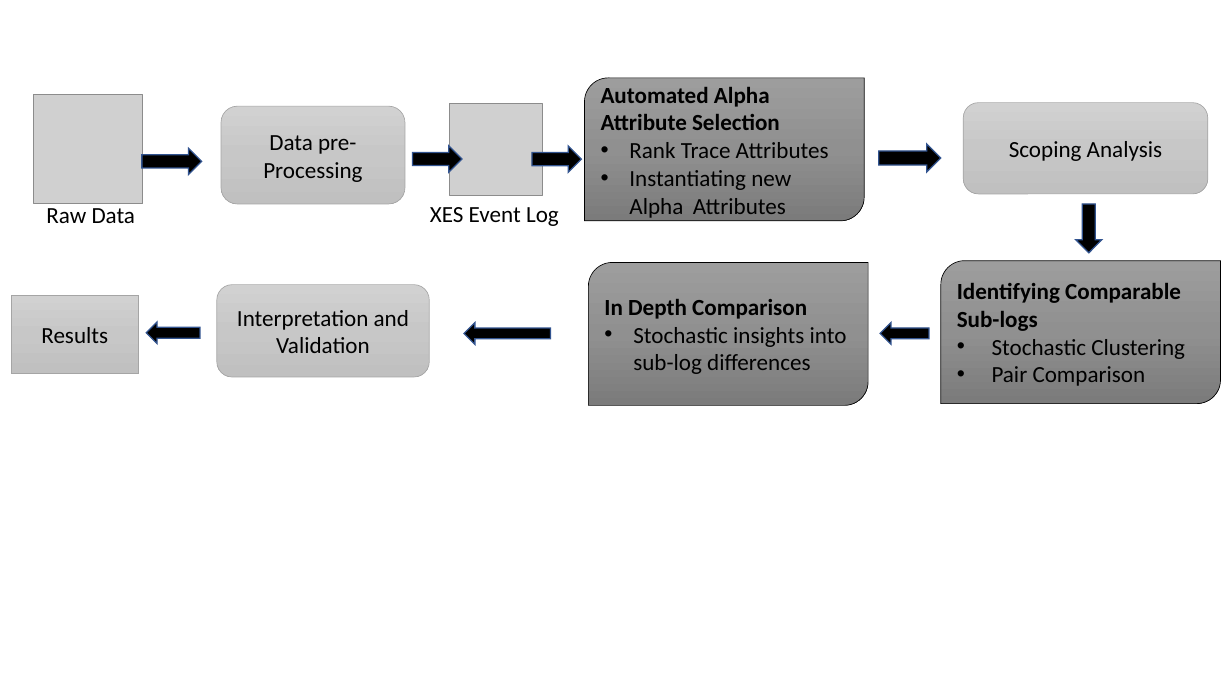
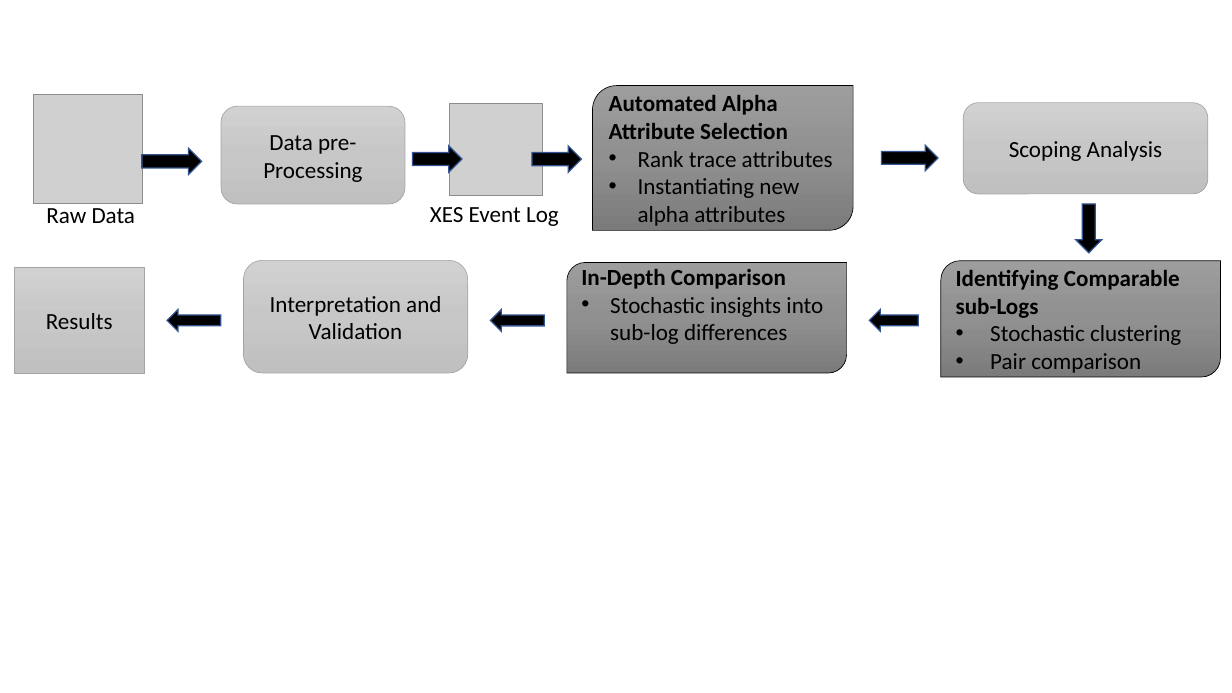
Before and after one commit to asadTariq666/BPM-Alpha-Attribute-Selection, a slide deck: slide 2 of Documents/P2CM diagrams.pptx. Drawn at 1232x693 pixels with LibreOffice and Linux fonts; fonts in the diff are those of the drawing; grey boxes stand for pictures. Boxes give left, top, right and bottom in pixels: in the first picture for what was removed or moved away, otherwise in the second. Text is boxed around its words. In the diff, an @@ line names an element or a change of style, - is before the commit and + after.

Commit message:
Updated PCM image with new suggestions

```diff
--- a/Documents/P2CM diagrams.pptx
+++ b/Documents/P2CM diagrams.pptx
@@ round diag rect "Automated Alpha Attribute Selection": place and size @@
-round diag rect "Automated Alpha Attribute Selection" at <box>585,78,865,221</box>
+round diag rect "Automated Alpha Attribute Selection" at <box>592,86,853,231</box>
@@ text in round diag rect at <box>638,151,833,226</box>: text changed @@
-• Rank Trace Attributes
-• Instantiating new Alpha Attributes
+• Rank trace attributes
+• Instantiating new alpha attributes
@@ rectangle "Results": place and size @@
-rectangle "Results" at <box>11,295,138,373</box>
+rectangle "Results" at <box>14,267,144,372</box>
@@ rounded rectangle "Interpretation and Validation": place and size @@
-rounded rectangle "Interpretation and Validation" at <box>217,285,430,377</box>
+rounded rectangle "Interpretation and Validation" at <box>244,261,469,373</box>
@@ round diag rect "In-Depth Comparison": place and size @@
-round diag rect "In-Depth Comparison" at <box>589,262,869,406</box>
+round diag rect "In-Depth Comparison" at <box>567,262,847,373</box>
@@ text in round diag rect at <box>581,269,786,289</box>: text changed @@
-In Depth Comparison
+In-Depth Comparison
@@ round diag rect "Identifying Comparable sub-Logs": place and size @@
-round diag rect "Identifying Comparable sub-Logs" at <box>941,261,1221,404</box>
+round diag rect "Identifying Comparable sub-Logs" at <box>941,261,1221,377</box>
@@ text in round diag rect at <box>956,270,1181,373</box>: text changed @@
-Identifying Comparable Sub-logs
-• Stochastic Clustering
-• Pair Comparison
+Identifying Comparable sub-Logs
+• Stochastic clustering
+• Pair comparison
@@ right arrow: place and size @@
-right arrow at <box>146,322,200,343</box>
+right arrow at <box>167,310,221,331</box>
@@ right arrow: place and size @@
-right arrow at <box>464,323,551,344</box>
+right arrow at <box>491,310,544,331</box>
@@ right arrow: place and size @@
-right arrow at <box>880,323,929,344</box>
+right arrow at <box>870,310,919,331</box>
```
